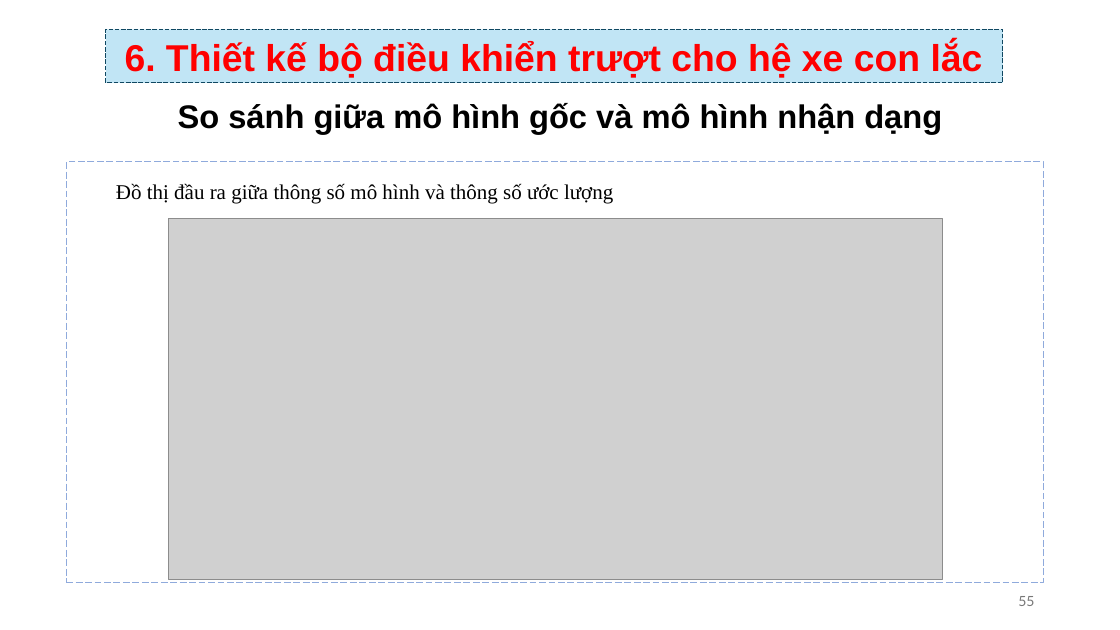
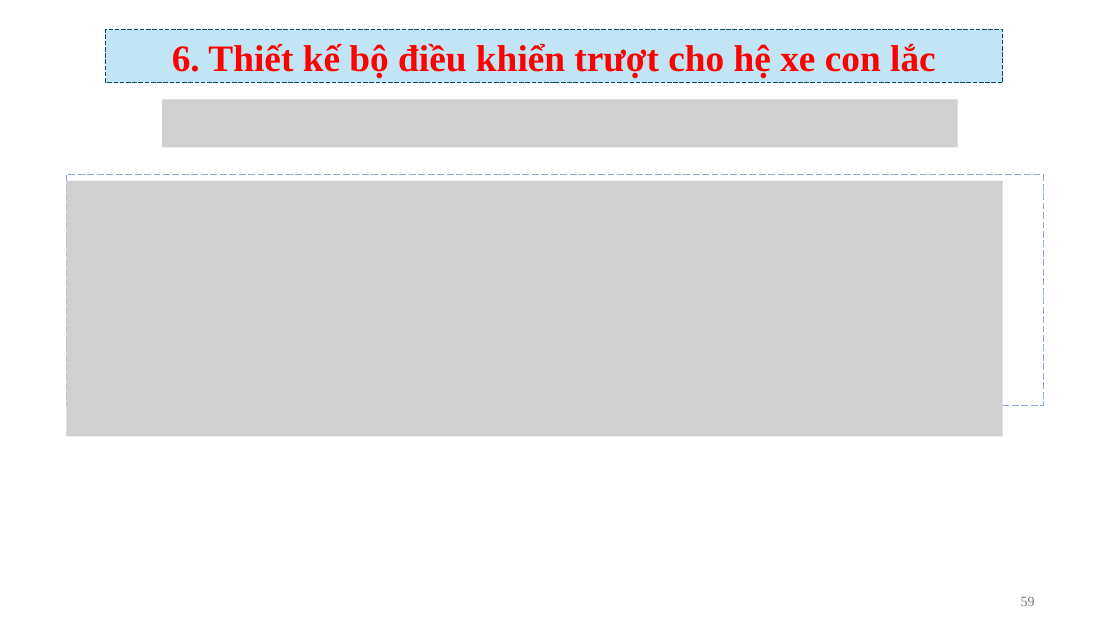
Before and after one commit to TIENPHAT2003/STM32, a slide deck: slide 59 of BaoCaoNhanDang.pptx (slide 55 before the commit). Drawn at 1120x630 pixels with LibreOffice and Linux fonts; fonts in the diff are those of the drawing; grey boxes stand for pictures; background and template pictures are left out. Boxes give left, top, right and bottom in pixels: in the first picture for what was removed or moved away, otherwise in the second. Text is boxed around its words. In the diff, an @@ line names an element or a change of style, - is before the commit and + after.

```diff
--- a/BaoCaoNhanDang.pptx
+++ b/BaoCaoNhanDang.pptx
@@ rectangle "6. Thiết kế bộ điều ..." at box(106, 29, 1003, 83): font Arial to Times New Roman @@
@@ picture added at box(162, 99, 958, 147) @@
@@ text removed at box(178, 103, 942, 134) @@
-So sánh giữa mô hình gốc và mô hình nhận dạng
@@ freeform shape: place and size @@
-freeform shape at box(66, 162, 1044, 582)
+freeform shape at box(66, 175, 1044, 406)
@@ picture added at box(66, 181, 1003, 436) @@
@@ text removed at box(116, 183, 613, 203) @@
-Đồ thị đầu ra giữa thông số mô hình và thông số ước lượng
@@ picture removed at box(169, 218, 943, 580) @@
@@ page number at box(1021, 597, 1035, 606): text changed; font Lato to Times New Roman @@
-55
+59
```
Also in this commit, not shown: 7 other slides changed, 10 slides added, 6 slides removed, 13 other files.
